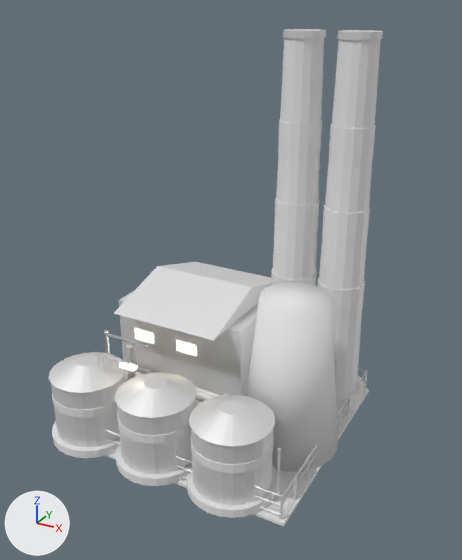
The FBX model Assets/Art/KayseriIsland/Models/Copper/Phase3/Power_P3.fbx: old version first, new version second.
Camera for both pictures: a camera (50 mm lens) standing at (47.1, -27.3, 48.2) and looking at (21.8, 18.8, 25.1). Arrows for +X, +Y and +Z are at lower left; the lights stay in place. The older version comes first. Vertices at exactly the same position are counted once.

The scene before the commit, as lines of its bpy script (objects in view):
```python
ob_power_coolingtowers = bpy.data.objects.new('Power.CoolingTowers', me_power_coolingtowers_001)
ob_power_coolingtowers.location = (0.0, 0.0, 9.52)
ob_power_hall = bpy.data.objects.new('Power.Hall', me_power_hall_001)
ob_power_hall.location = (16.0, 23.5, 9.82)
ob_power_stack0 = bpy.data.objects.new('Power.Stack0', me_power_stack0_001)
ob_power_stack0.location = (24.0, 28.0, 9.82)
ob_power_stack1 = bpy.data.objects.new('Power.Stack1', me_power_stack1_001)
ob_power_stack1.location = (29.0, 28.0, 9.82)
ob_power_switchyard = bpy.data.objects.new('Power.Switchyard', me_power_switchyard_001)
ob_power_switchyard.location = (0.0, 0.0, 9.52)
ob_power_tank0 = bpy.data.objects.new('Power.Tank0', me_power_tank0_001)
ob_power_tank0.location = (11.0, 11.0, 9.82)
ob_power_tank1 = bpy.data.objects.new('Power.Tank1', me_power_tank1_001)
ob_power_tank1.location = (18.6, 11.0, 9.82)
ob_power_tank2 = bpy.data.objects.new('Power.Tank2', me_power_tank2_001)
ob_power_tank2.location = (26.2, 11.0, 9.82)
ob_power_yard = bpy.data.objects.new('Power.Yard', me_power_yard_001)
ob_power_yard.location = (0.0, 0.0, 9.52)
# also in view: 'Power.Fence' at (20.0, 20.0, 11.0)
```
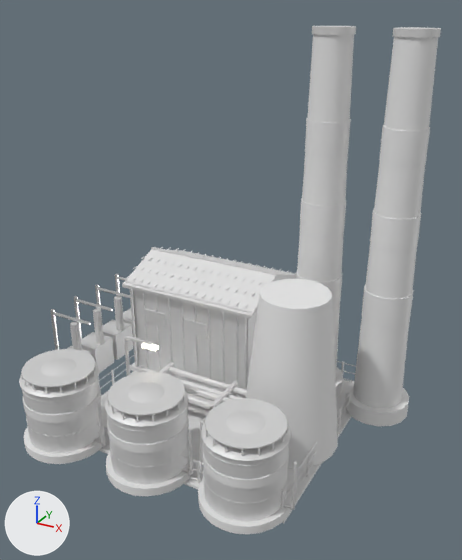
The change, as a list of edits to the scene's bpy script:
```text
Change me_power_tank0_001:
    remove me_power_tank0_001.from_pydata(...)  # 224 vertices, 420 faces; spans x -3.91..4.42, y -3.91..3.91, z 0.0..7.96
    add me_power_tank0_001.from_pydata(...)  # 672 vertices, 1172 faces; spans x -4.07..4.42, y -3.91..3.91, z 0.0..7.96
    me_power_tank0_001 part 4: a new loose piece, a 24-sided cylinder along z spanning x -3.427..3.427, y -3.427..3.427, z 2.55..2.65, in mat_steel_lt (white #e7e7e7)
    me_power_tank0_001 part 5: a new loose piece, a 24-sided cylinder along z spanning x -3.43..3.43, y -3.43..3.43, z 6.15..6.25, in mat_steel_lt (white #e7e7e7)
    me_power_tank0_001 part 6: a new loose piece, a 24-sided cylinder along z spanning x -3.23..3.23, y -3.23..3.23, z 7.615..7.705, in mat_steel_dk (white #e7e7e7)
    other edits to the shape of me_power_tank0_001 do not show in these pictures
Change me_power_tank2_001:
    remove me_power_tank2_001.from_pydata(...)  # 224 vertices, 420 faces; spans x -3.91..4.42, y -3.91..3.91, z 0.0..7.96
    add me_power_tank2_001.from_pydata(...)  # 672 vertices, 1172 faces; spans x -4.07..4.42, y -3.91..3.91, z 0.0..7.96
    me_power_tank2_001 part 7: a new loose piece, a 24-sided cylinder along z spanning x -3.427..3.427, y -3.427..3.427, z 2.55..2.65, in mat_steel_lt (white #e7e7e7)
    me_power_tank2_001 part 8: a new loose piece, a 24-sided cylinder along z spanning x -3.43..3.43, y -3.43..3.43, z 6.15..6.25, in mat_steel_lt (white #e7e7e7)
    me_power_tank2_001 part 9: a new loose piece, a 24-sided cylinder along z spanning x -3.23..3.23, y -3.23..3.23, z 7.615..7.705, in mat_steel_dk (white #e7e7e7)
    me_power_tank2_001 part 10: 48 vertices added at x -4.07..-3.43, y -0.35..0.35, z 1.1..6.5
    other edits to the shape of me_power_tank2_001 do not show in these pictures
Change me_power_tank1_001:
    remove me_power_tank1_001.from_pydata(...)  # 224 vertices, 420 faces; spans x -3.91..4.42, y -3.91..3.91, z 0.0..7.96
    add me_power_tank1_001.from_pydata(...)  # 672 vertices, 1172 faces; spans x -4.07..4.42, y -3.91..3.91, z 0.0..7.96
    me_power_tank1_001 part 11: a new loose piece, a 24-sided cylinder along z spanning x -3.427..3.427, y -3.427..3.427, z 2.55..2.65, in mat_steel_lt (white #e7e7e7)
    me_power_tank1_001 part 12: a new loose piece, a 24-sided cylinder along z spanning x -3.43..3.43, y -3.43..3.43, z 6.15..6.25, in mat_steel_lt (white #e7e7e7)
    me_power_tank1_001 part 13: a new loose piece, a 24-sided cylinder along z spanning x -3.23..3.23, y -3.23..3.23, z 7.615..7.705, in mat_steel_dk (white #e7e7e7)
    other edits to the shape of me_power_tank1_001 do not show in these pictures
Change me_power_hall_001:
    remove me_power_hall_001.from_pydata(...)  # 62 vertices, 92 faces; spans x -7.5..7.5, y -7.6..7.6, z 0.0..12.7
    add me_power_hall_001.from_pydata(...)  # 1294 vertices, 1940 faces; spans x -7.7..7.7, y -5.7..5.7, z 0.0..12.8
    me_power_hall_001 part 1: the loose piece of 6 vertices spanning x -5.6..5.6, y -7.6..7.6, z 10.5..12.7 is rebuilt with 6 vertices and now spans x -7.6..7.6, y -5.6..5.6, z 10.5..12.7
    me_power_hall_001 part 2: 1 vertex moved within x 5.9, y 5.1, z 0.5; 992 vertices added at x -7.7..7.7, y -5.7..5.7, z 0.5..12.8
    other edits to the shape of me_power_hall_001 do not show in these pictures
    add me_power_hall_001.materials.append(mat_steel)  # white #e7e7e7
Change me_power_coolingtowers_001:
    where me_power_coolingtowers_001.from_pydata(...)  # 36 vertices, 68 faces; spans x 23.5..32.5, y 14.4..23.6, z 0.3..15.3
    me_power_coolingtowers_001 part 3: edges marked sharp go from 0 to 36
Change ob_power_yard:
    ob_power_yard.location: (0.0, 0.0, 9.52) -> (0.0, 0.0, 9.85)
Change ob_power_stack0:
    ob_power_stack0.location: (24.0, 28.0, 9.82) -> (26.68, 28.0, 10.15)
Change ob_power_tank0:
    ob_power_tank0.location: (11.0, 11.0, 9.82) -> (9.58, 8.84, 10.15)
Change ob_power_stack1:
    ob_power_stack1.location: (29.0, 28.0, 9.82) -> (33.78, 27.55, 10.15)
Change ob_power_tank2:
    ob_power_tank2.location: (26.2, 11.0, 9.82) -> (28.16, 9.69, 10.15)
Change ob_power_pipes:
    ob_power_pipes.location: (0.0, 0.0, 9.52) -> (0.0, 0.0, 9.85)
Change ob_power_switchyard:
    ob_power_switchyard.location: (0.0, 0.0, 9.52) -> (-7.47, 0.51, 9.85)
Change ob_power_tank1:
    ob_power_tank1.location: (18.6, 11.0, 9.82) -> (18.87, 9.32, 10.15)
Change ob_power_hall:
    ob_power_hall.location: (16.0, 23.5, 9.82) -> (15.0, 26.87, 10.15)
Change ob_power_coolingtowers:
    ob_power_coolingtowers.location: (0.0, 0.0, 9.52) -> (0.0, 0.0, 9.85)
Change ob_power_lamp0:
    ob_power_lamp0.location: (13.0, 11.0, 9.82) -> (13.0, 14.33, 10.15)
```

Pixel boxes (x1, y1, x2, y2) of what changed, in the pictures (462 x 560 px):
'Power.Stack1', moved
    before: (318, 30, 383, 413)
    after: (345, 27, 441, 426)
'Power.Stack0', moved
    before: (271, 29, 326, 285)
    after: (296, 26, 356, 398)
'Power.Hall', reshaped, moved
    before: (114, 262, 271, 402)
    after: (122, 247, 296, 398)
'Power.CoolingTowers', shading changed, moved
    before: (247, 282, 337, 472)
    after: (246, 279, 338, 469)
'Power.Tank2', reshaped, moved (10% taller)
    before: (187, 395, 281, 518)
    after: (198, 398, 297, 534)
'Power.Tank0', reshaped, moved
    before: (49, 352, 126, 458)
    after: (19, 349, 109, 464)
'Power.Tank1', reshaped, moved (11% wider, 9% taller)
    before: (115, 372, 196, 486)
    after: (105, 372, 195, 496)
'Power.Switchyard', moved
    before: (104, 330, 150, 381)
    after: (50, 274, 134, 373)
'Power.Yard', moved
    before: (105, 388, 369, 527)
    after: (99, 371, 352, 523)
'Power.Pipes', moved (mostly hidden before)
    before: (195, 387, 247, 407)
    after: (159, 362, 247, 410)
'Power.Lamp0', moved
    before: (101, 355, 137, 372)
    after: (124, 336, 159, 376)
part 1 of me_power_hall_001, rebuilt (10% wider, 15% shorter)
    before: (114, 262, 271, 340)
    after: (123, 249, 296, 315)
part 2 of me_power_hall_001, cut back
    after: (122, 247, 296, 398)
part 4 of me_power_tank0_001, added
    after: (26, 408, 102, 437)
part 5 of me_power_tank0_001, added
    after: (22, 376, 99, 403)
part 6 of me_power_tank0_001, added
    after: (21, 349, 95, 387)
part 7 of me_power_tank2_001, added
    after: (203, 472, 288, 504)
part 8 of me_power_tank2_001, added
    after: (203, 441, 289, 467)
part 9 of me_power_tank2_001, added
    after: (205, 398, 287, 449)
part 10 of me_power_tank2_001, added
    after: (200, 417, 205, 475)
part 11 of me_power_tank1_001, added
    after: (110, 439, 189, 468)
part 12 of me_power_tank1_001, added
    after: (107, 406, 188, 432)
part 13 of me_power_tank1_001, added
    after: (108, 372, 185, 416)
